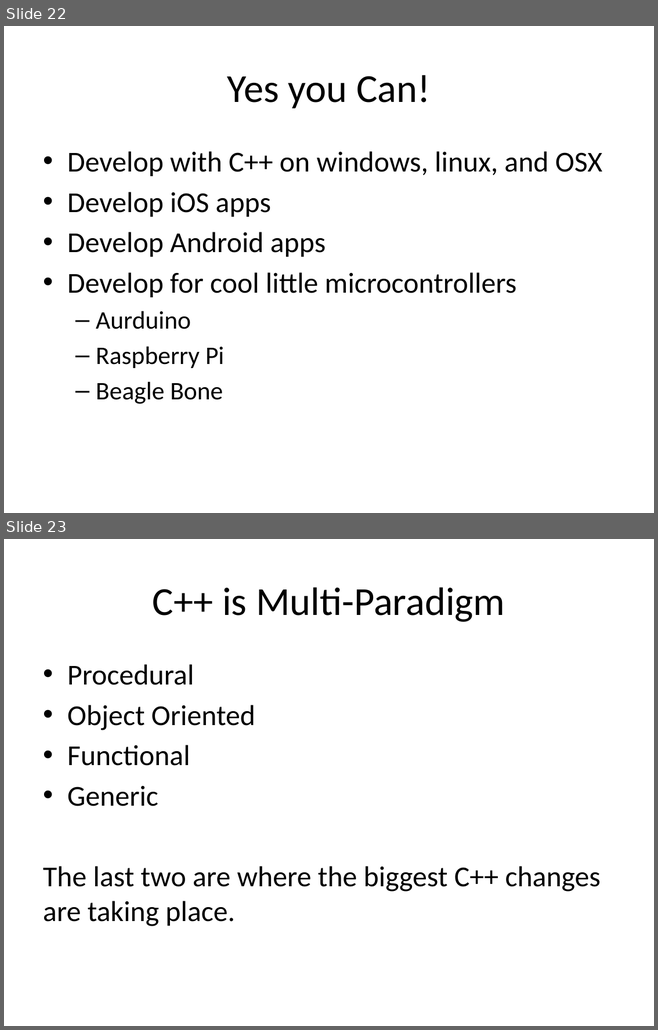
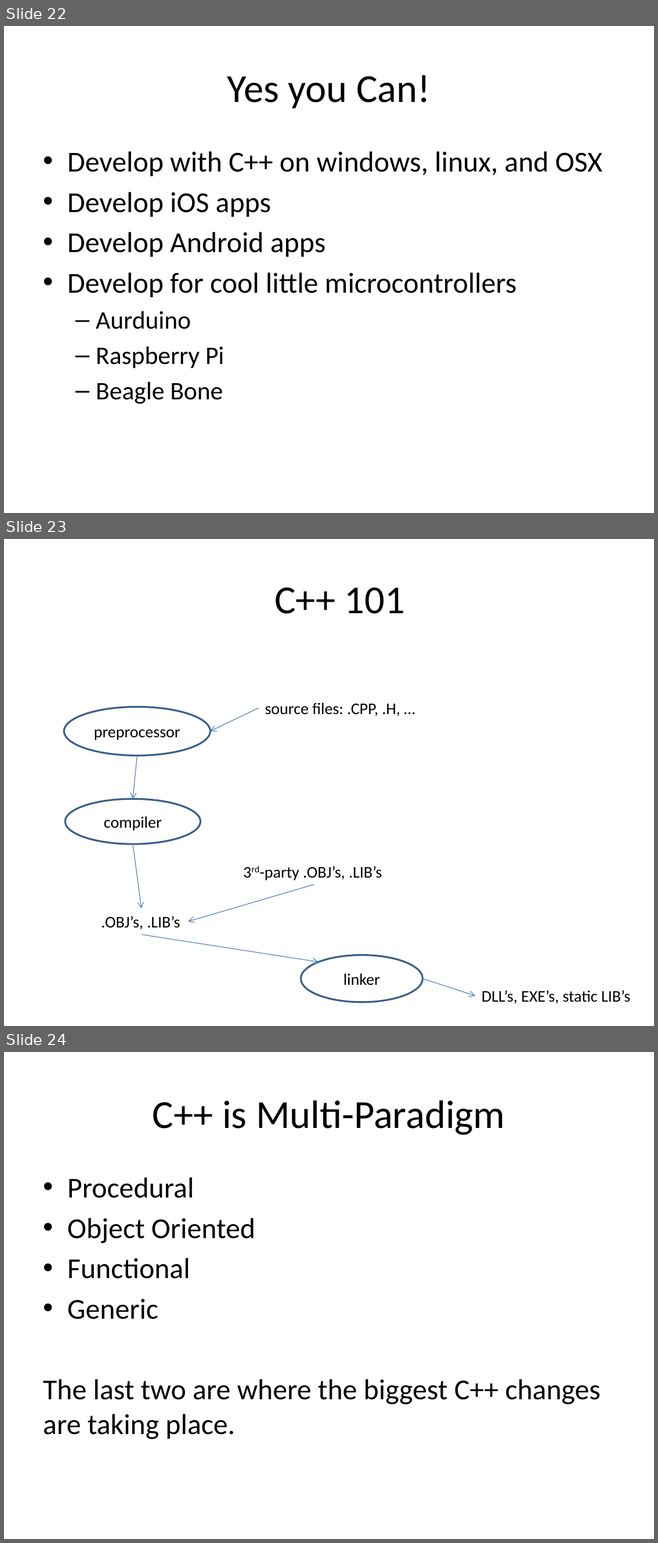
Before and after one commit to fellmad/FunWithCpp11, a slide deck: doc/Fun_with_C++11.pptx. Shown one above the other, each under a label of ours: slides 22 and 23 before the commit, slides 22, 23 and 24 after it. The pictures are 658x1030 and 658x1543 pixels, drawn with LibreOffice and Linux fonts; fonts in the diff are those of the drawing. Boxes give left, top, right and bottom in pixels: in the first picture for what was removed or moved away, otherwise in the second. Text is boxed around its words. In the diff, an @@ line names an element or a change of style, - is before the commit and + after.

Commit message:
101

```diff
--- a/doc/Fun_with_C++11.pptx
+++ b/doc/Fun_with_C++11.pptx
@@ slide 23 added at [4, 539, 654, 1026], background #FFFFFF @@
@@ text added at [274, 587, 405, 614], 44 pt, text #000000 @@
+C++ 101
@@ ellipse added at [64, 707, 210, 755], outline #3A5F8C 2 pt, 18 pt, text #000000 @@
+preprocessor
@@ arrow added from (259, 708) to (210, 732), #4B7EBC 0.75 pt @@
@@ text added at [265, 703, 400, 716], 18 pt, text #000000 @@
+source files: .CPP, .H, …
@@ arrow added from (137, 755) to (133, 799), #4B7EBC 0.75 pt @@
@@ ellipse added at [65, 799, 200, 844], outline #3A5F8C 2 pt, 18 pt, text #000000 @@
+compiler
@@ arrow added from (133, 844) to (141, 908), #4B7EBC 0.75 pt @@
@@ text added at [259, 866, 382, 881], 18 pt, text #000000 @@
+3rd-party .OBJ’s, .LIB’s
@@ arrow added from (314, 885) to (188, 922), #4B7EBC 0.75 pt @@
@@ text added at [101, 916, 180, 930], 18 pt, text #000000 @@
+.OBJ’s, .LIB’s
@@ arrow added from (141, 935) to (318, 962), #4B7EBC 0.75 pt @@
@@ ellipse added at [301, 955, 423, 1002], outline #3A5F8C 2 pt, 18 pt, text #000000 @@
+linker
@@ arrow added from (422, 979) to (475, 996), #4B7EBC 0.75 pt @@
@@ text added at [481, 990, 630, 1004], 18 pt, text #000000 @@
+DLL’s, EXE’s, static LIB’s
@@ what was slide 23 is now slide 24 @@
```
